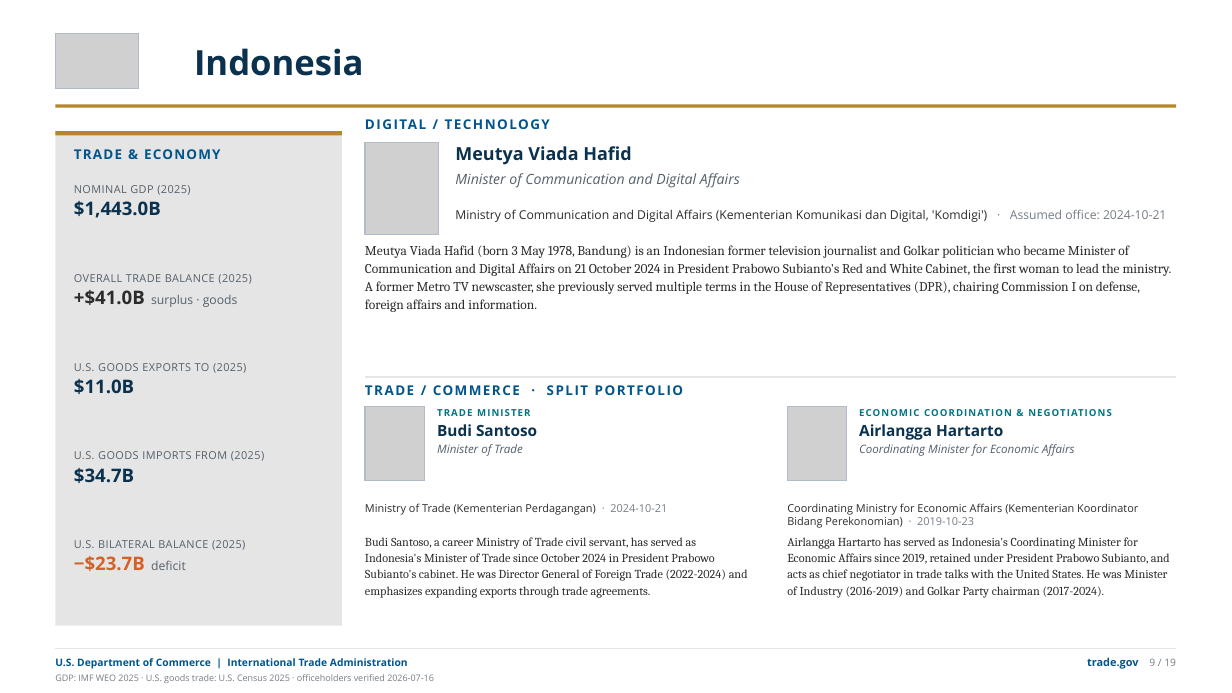
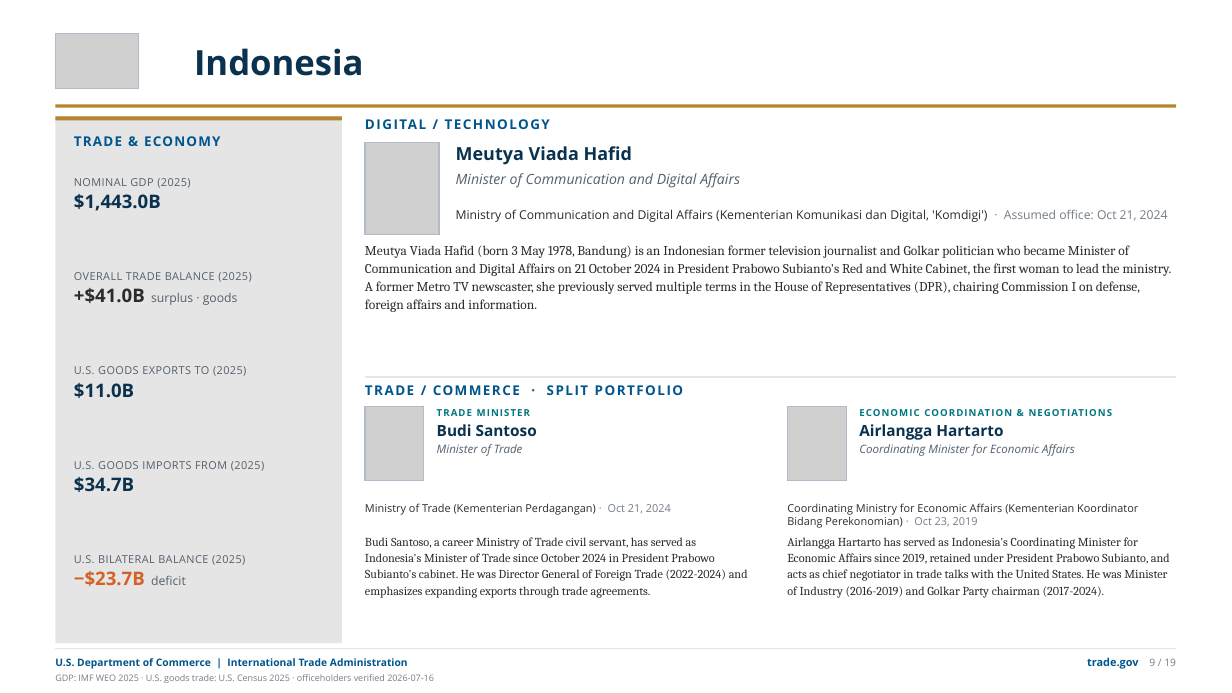
Before and after one commit to jsilbs18-cloud/Photo, a slide deck: slide 12 of output/g20-ministers-trade-deck.pptx (slide 13 before the commit). Drawn at 1232x693 pixels with LibreOffice and Linux fonts; fonts in the diff are those of the drawing; grey boxes stand for pictures. Boxes give left, top, right and bottom in pixels: in the first picture for what was removed or moved away, otherwise in the second. Text is boxed around its words. In the diff, an @@ line names an element or a change of style, - is before the commit and + after.

```diff
--- a/output/g20-ministers-trade-deck.pptx
+++ b/output/g20-ministers-trade-deck.pptx
@@ rectangle: place and size @@
-rectangle at [55,131,342,135]
+rectangle at [55,116,342,120]
@@ rectangle: place and size @@
-rectangle at [55,131,342,626]
+rectangle at [55,116,342,643]
@@ text "TRADE & ECONOMY": place and size @@
-text "TRADE & ECONOMY" at [74,149,220,159]
+text "TRADE & ECONOMY" at [74,136,220,146]
@@ text "NOMINAL GDP (2025)": place and size @@
-text "NOMINAL GDP (2025)" at [74,185,190,218]
+text "NOMINAL GDP (2025)" at [74,178,190,211]
@@ text at [456,209,1168,222]: text changed @@
-Ministry of Communication and Digital Affairs (Kementerian Komunikasi dan Digital, 'Komdigi') · Assumed office: 2024-10-21
+Ministry of Communication and Digital Affairs (Kementerian Komunikasi dan Digital, 'Komdigi') · Assumed office: Oct 21, 2024
@@ text "U.S. GOODS EXPORTS TO (2025)": place and size @@
-text "U.S. GOODS EXPORTS TO (2025)" at [74,363,246,394]
+text "U.S. GOODS EXPORTS TO (2025)" at [74,366,246,398]
@@ text "U.S. GOODS IMPORTS FROM (2025)": place and size @@
-text "U.S. GOODS IMPORTS FROM (2025)" at [74,451,264,483]
+text "U.S. GOODS IMPORTS FROM (2025)" at [74,461,264,492]
@@ text at [365,503,671,515]: text changed @@
-Ministry of Trade (Kementerian Perdagangan) · 2024-10-21
+Ministry of Trade (Kementerian Perdagangan) · Oct 21, 2024
@@ text at [787,503,1138,528]: text changed @@
-Coordinating Ministry for Economic Affairs (Kementerian Koordinator Bidang Perekonomian) · 2019-10-23
+Coordinating Ministry for Economic Affairs (Kementerian Koordinator Bidang Perekonomian) · Oct 23, 2019
@@ text "U.S. BILATERAL BALANCE (2025)": place and size @@
-text "U.S. BILATERAL BALANCE (2025)" at [74,540,245,571]
+text "U.S. BILATERAL BALANCE (2025)" at [74,555,245,586]
```
Also in this commit, not shown: 22 other slides changed, 1 slide removed, 39 other files.
